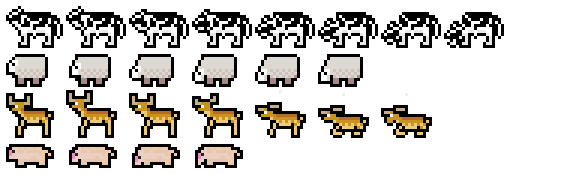
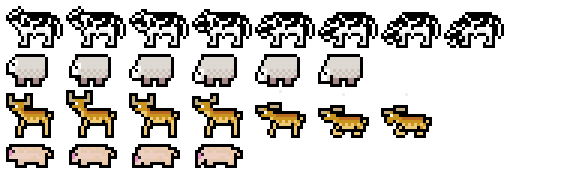
Layer changes from the first (573, 174) image to the second:
painted on "Cow 복사 11" over (270, 15, 462, 24)
